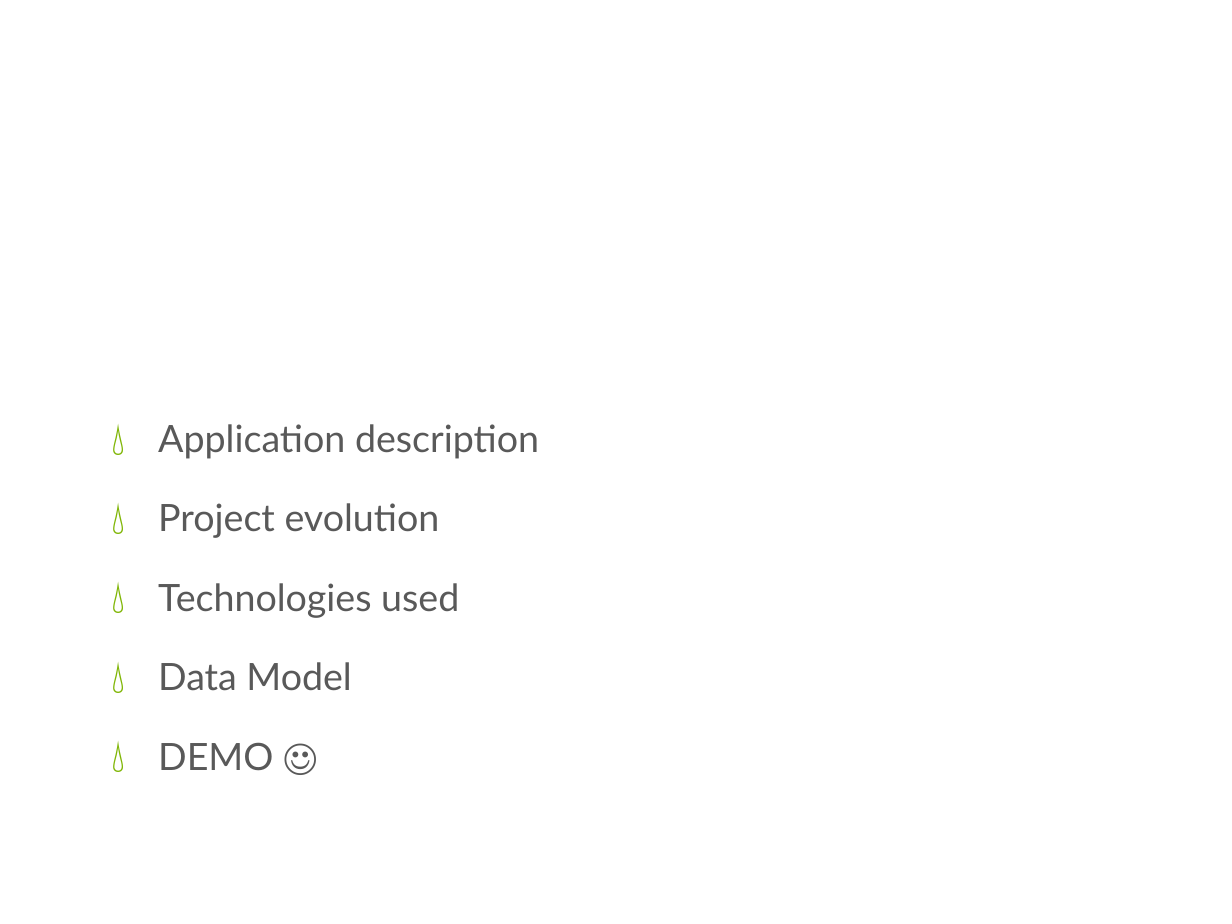
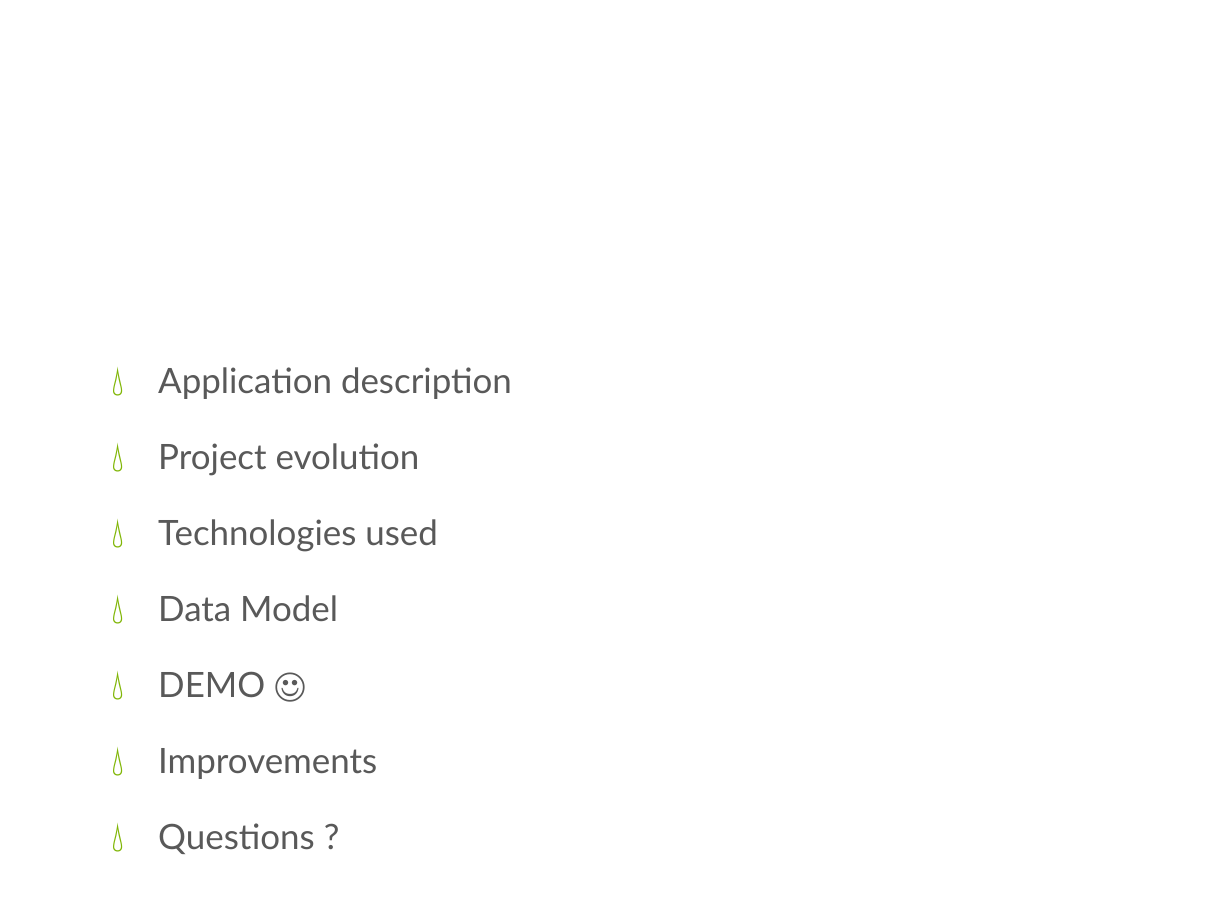
Before and after one commit to tbcdns/CyberCoach, a slide deck: slide 2 of doc/Presentation.pptx. Drawn at 1232x924 pixels with LibreOffice and Linux fonts; fonts in the diff are those of the drawing; background and template pictures are left out. Boxes give left, top, right and bottom in pixels: in the first picture for what was removed or moved away, otherwise in the second. Text is boxed around its words. In the diff, an @@ line names an element or a change of style, - is before the commit and + after.

```diff
--- a/doc/Presentation.pptx
+++ b/doc/Presentation.pptx
@@ text "Application description": place and size @@
-text "Application description" at (158, 424, 539, 771)
+text "Application description" at (158, 367, 512, 854)
@@ text at (158, 367, 512, 697): size 22 to 20.4 pt in "Application description", "Project evolution", "Technologies used", "Data Model" and 1 more places @@
@@ text at (158, 748, 377, 854): paragraphs added @@
+💧 Improvements
+💧 Questions ?
```
Also in this commit, not shown: 3 other slides changed.
